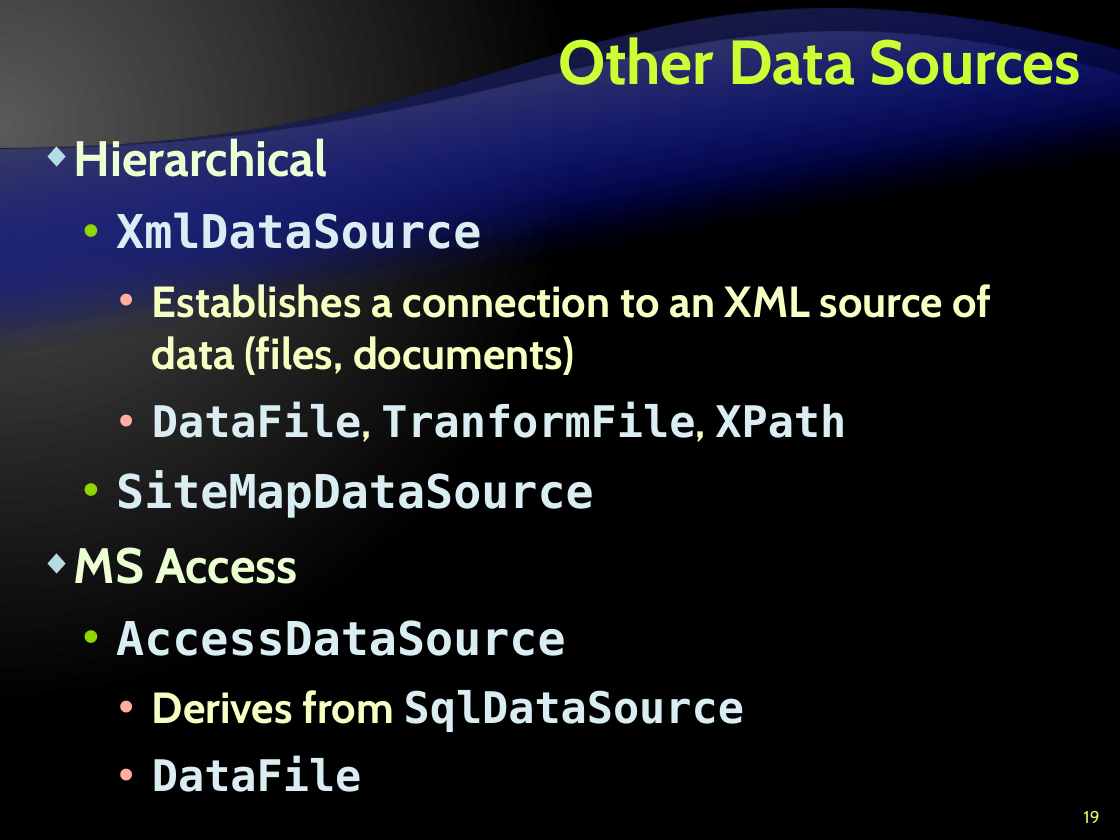
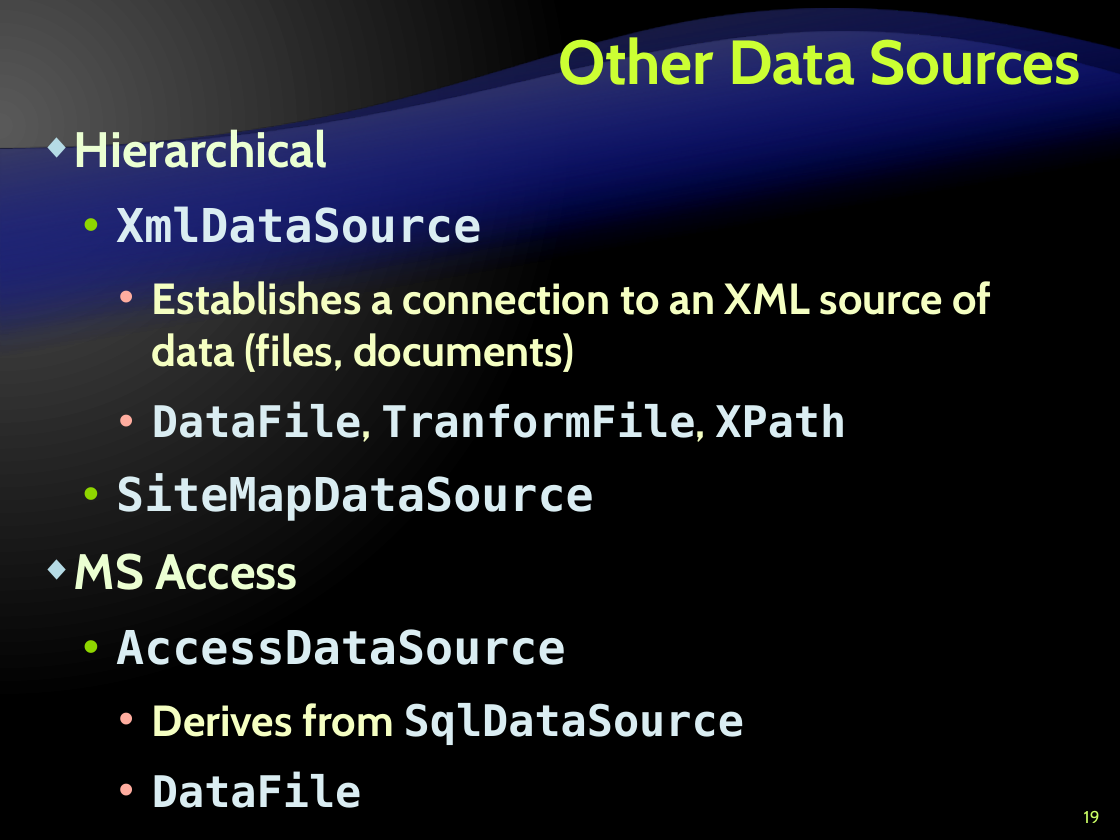
Before and after one commit to Graveheart/aspnetcourse, a slide deck: slide 19 of 2010/lectures/10. ASP.NET-and-Databases.pptx. Drawn at 1120x840 pixels with LibreOffice and Linux fonts; fonts in the diff are those of the drawing; background and template pictures are left out. Boxes give left, top, right and bottom in pixels: in the first picture for what was removed or moved away, otherwise in the second. Text is boxed around its words. In the diff, an @@ line names an element or a change of style, - is before the commit and + after.

```diff
--- a/2010/lectures/10. ASP.NET-and-Databases.pptx
+++ b/2010/lectures/10. ASP.NET-and-Databases.pptx
@@ text "Hierarchical": place and size @@
-text "Hierarchical" at bbox=[74, 135, 992, 792]
+text "Hierarchical" at bbox=[74, 125, 992, 808]
@@ text "Hierarchical" at bbox=[74, 125, 992, 808]: more space between paragraphs @@
```
Also in this commit, not shown: 3 other slides changed.
